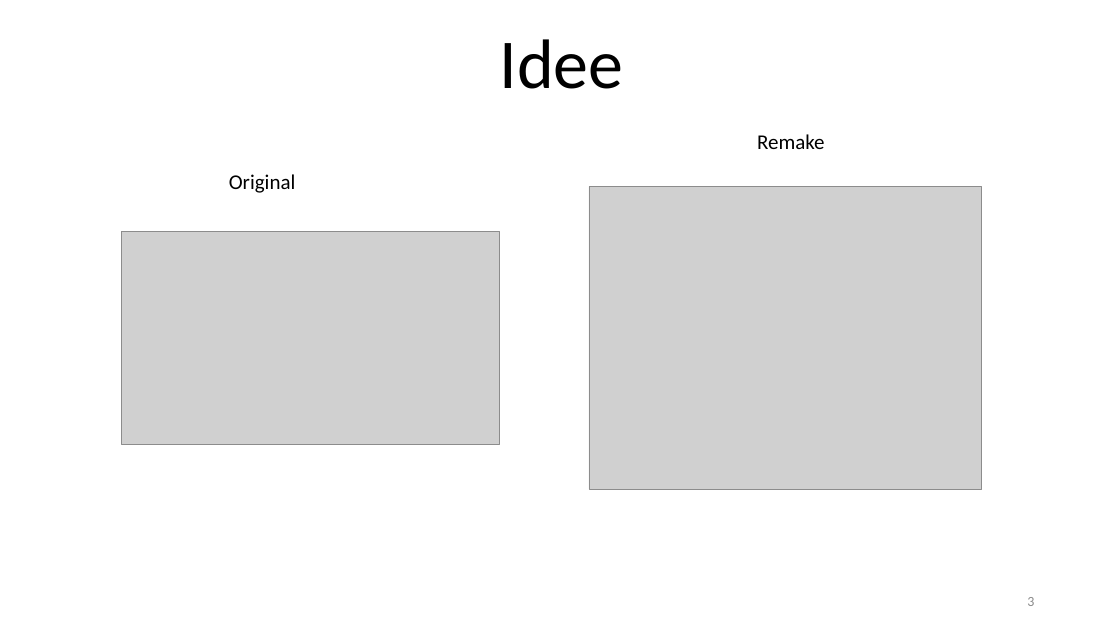
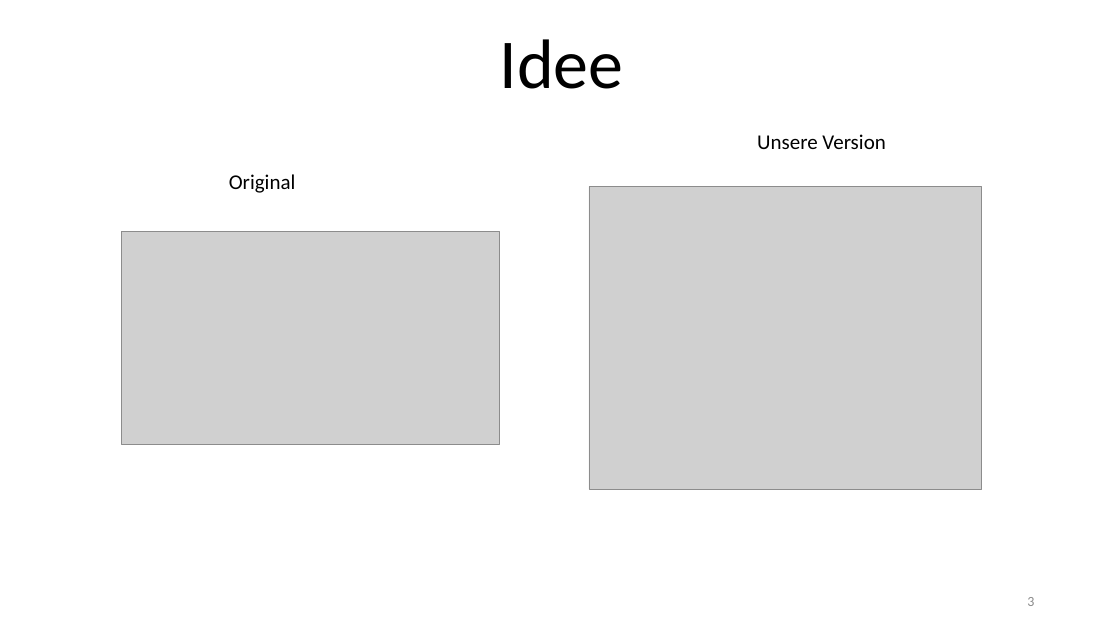
Before and after one commit to TobiasDrees/TrexSideScroller, a slide deck: slide 3 of Präsentation/Sidescroller.pptx. Drawn at 1120x630 pixels with LibreOffice and Linux fonts; fonts in the diff are those of the drawing; grey boxes stand for pictures; background and template pictures are left out. Boxes give left, top, right and bottom in pixels: in the first picture for what was removed or moved away, otherwise in the second. Text is boxed around its words. In the diff, an @@ line names an element or a change of style, - is before the commit and + after.

Commit message:
Update Presentation

```diff
--- a/Präsentation/Sidescroller.pptx
+++ b/Präsentation/Sidescroller.pptx
@@ text at <box>757,134,885,149</box>: text changed @@
-Remake
+Unsere Version
```
Also in this commit, not shown: 1 slide added, 1 other file.
